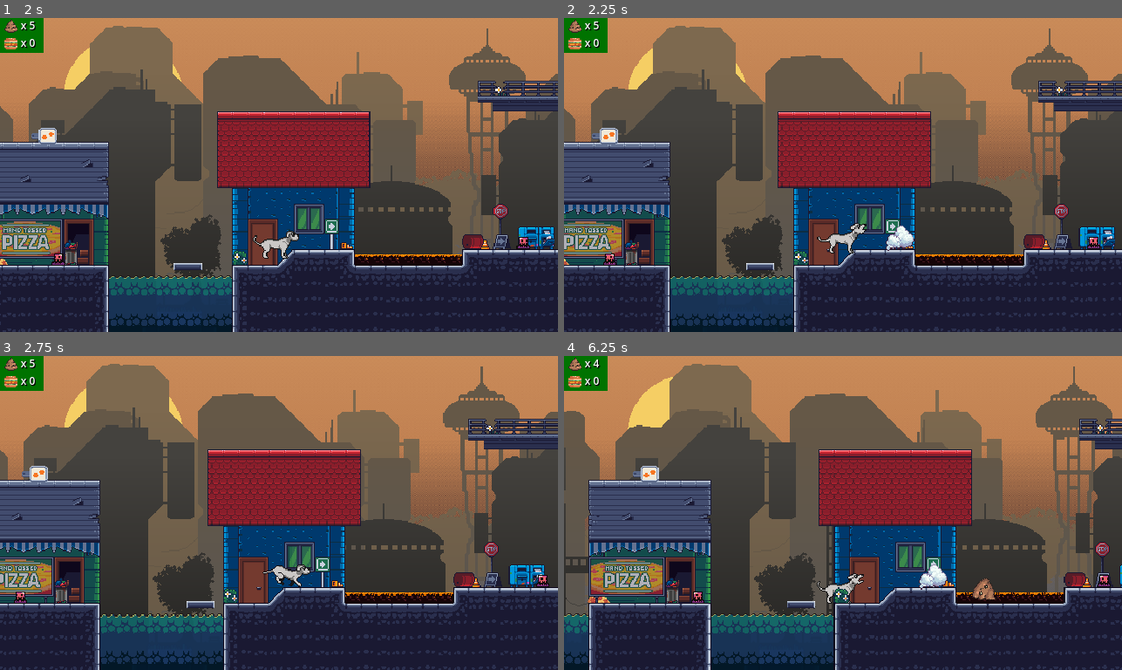
Above: before the commit, frames 1-4 (two rows, left to right).
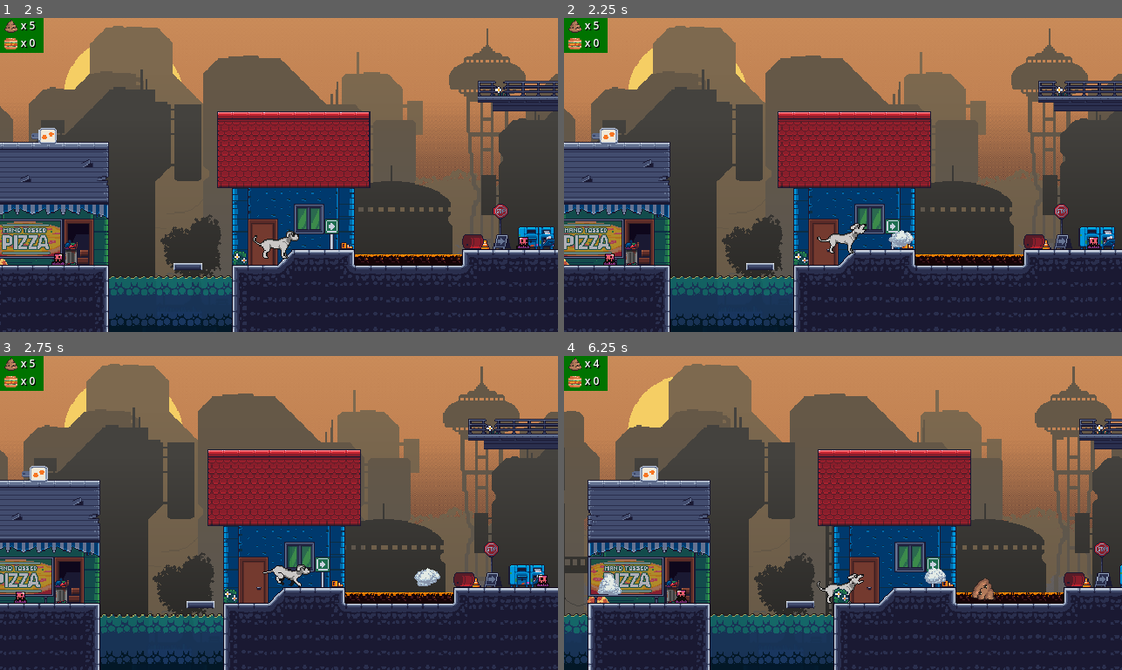
Above: after the commit, the same moments.

Repository: LukasRoeding/walk-your-human
Game: Godot game, scene res://scenes/main_menu.tscn
The game is run twice, just before and just after one commit, with the same random seed, the same clock (stepped at 60 frames per second) and the same inputs.
Inputs (mouse positions are in pixels of both pictures, inside the frame that each line leads up to):
- Up to frame 1 (2 s): click "Spielen" at 0.5 s; click "OK" at 1.25 s
- Up to frame 2 (2.25 s): tap Enter at 2 s; move the mouse to (815, 237) at 2.02 s; hold Right (move_right) from 2.03 s (still down); tap 1 (bark) at 2.1 s; click (815, 237) at 2.17 s
- Up to frame 3 (2.75 s): keep holding Right (move_right); tap Space (jump) at 2.27 s
- Up to frame 4 (6.25 s): move the mouse to (1010, 560) at 2.77 s; tap 1 (bark) at 2.85, 3.8, 4.55, 5.1, 5.85 s; tap Space (jump) at 3.02, 4.52, 5.27, 6.02 s; move the mouse to (675, 465) at 3.52 s; release Right (move_right) at 3.53 s; hold Left (move_left) 3.53-5.78 s; tap 2 (shit) at 3.6 s; move the mouse to (870, 513) at 4.27 s; tap 3 (sleep) at 4.35 s; click (870, 513) at 4.42 s; move the mouse to (759, 434) at 5.02 s; move the mouse to (965, 497) at 5.77 s; hold Right (move_right) from 5.78 s (still down)

Frame 1 is identical in both runs. In frame 2, 0.2% of the frame differs, in the area x 57-63%, y 66-75%; in frame 3, 0.2%; in frame 4, 5.1%, in the area x 0-100%, y 3-100%.

Commit message:
proper bark

Diff:
--- /dev/null
+++ b/materials/bark.tres
@@ -0,0 +1,12 @@
+[gd_resource type="ParticleProcessMaterial" format=3 uid="uid://chogj5m843y8x"]
+
+[resource]
+lifetime_randomness = 1.0
+particle_flag_disable_z = true
+emission_shape = 1
+emission_sphere_radius = 4.0
+direction = Vector3(0, 0, 0)
+spread = 180.0
+initial_velocity_min = 1.0
+initial_velocity_max = 1.0
+gravity = Vector3(0, 0, 0)
--- a/scenes/bark.tscn
+++ b/scenes/bark.tscn
@@ -1,22 +1,28 @@
-[gd_scene load_steps=4 format=3 uid="uid://cuikbjocp1q1w"]
+[gd_scene load_steps=5 format=3 uid="uid://cuikbjocp1q1w"]
 
 [ext_resource type="Script" uid="uid://6jp1pea1tx5h" path="res://scripts/bark.gd" id="1_n7h7y"]
-[ext_resource type="Texture2D" uid="uid://d3xm4s6eubdav" path="res://assets/sprites/cloud.png.png" id="2_n7h7y"]
+[ext_resource type="Texture2D" uid="uid://c1qk54ej03vw" path="res://assets/sprites/cloud.png" id="3_0eu1x"]
+[ext_resource type="Material" uid="uid://chogj5m843y8x" path="res://materials/bark.tres" id="3_aq7rv"]
 
-[sub_resource type="RectangleShape2D" id="RectangleShape2D_n7h7y"]
+[sub_resource type="CircleShape2D" id="CircleShape2D_aq7rv"]
 
 [node name="bark" type="CharacterBody2D"]
 script = ExtResource("1_n7h7y")
 
-[node name="Sprite2D" type="Sprite2D" parent="."]
-z_index = 4
-texture = ExtResource("2_n7h7y")
-
 [node name="CollisionShape2D" type="CollisionShape2D" parent="."]
 position = Vector2(1, 1)
-shape = SubResource("RectangleShape2D_n7h7y")
+shape = SubResource("CircleShape2D_aq7rv")
 
 [node name="DeathTimer" type="Timer" parent="."]
-wait_time = 0.5
+wait_time = 5.0
+
+[node name="GPUParticles2D" type="GPUParticles2D" parent="."]
+z_index = 2
+amount = 30
+texture = ExtResource("3_0eu1x")
+lifetime = 10.0
+preprocess = 5.0
+local_coords = true
+process_material = ExtResource("3_aq7rv")
 
 [connection signal="timeout" from="DeathTimer" to="." method="_on_death_timer_timeout"]
Binary file added: assets/sprites/cloud.png
Not shown, added: assets/sprites/cloud.png.import
